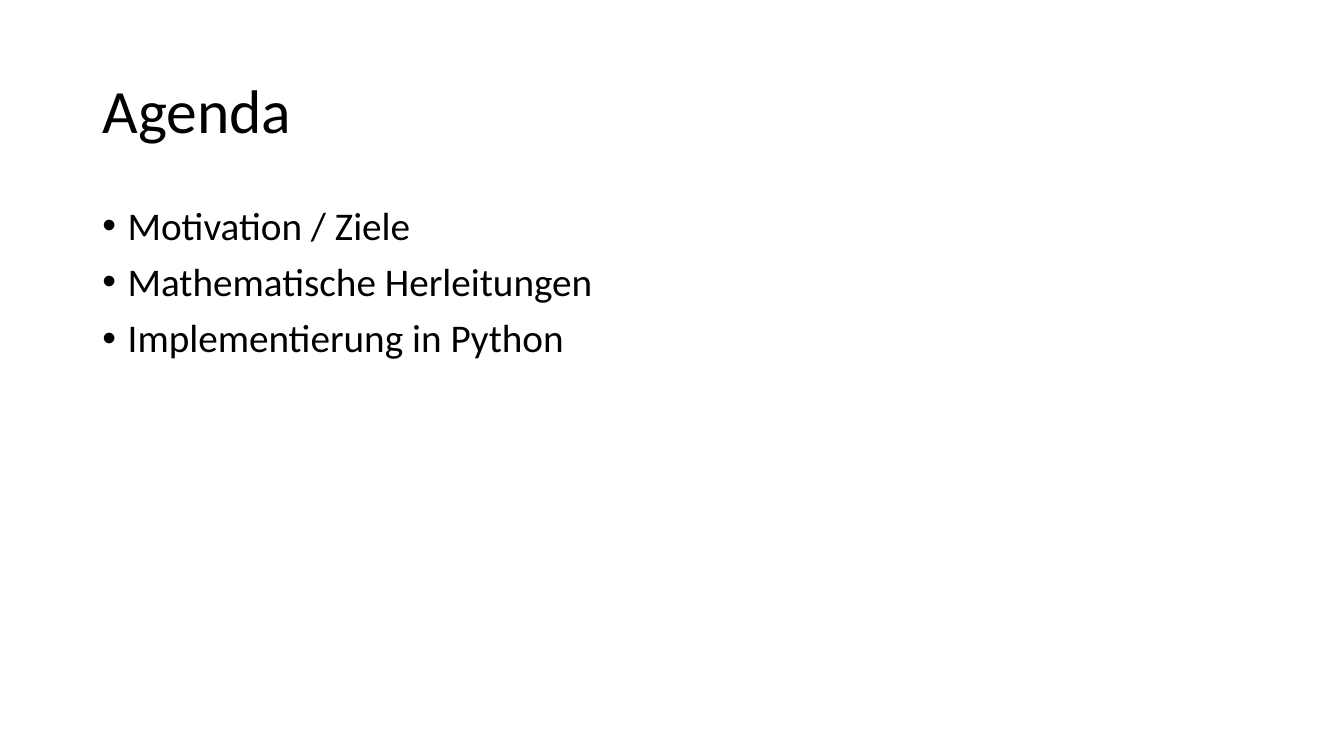
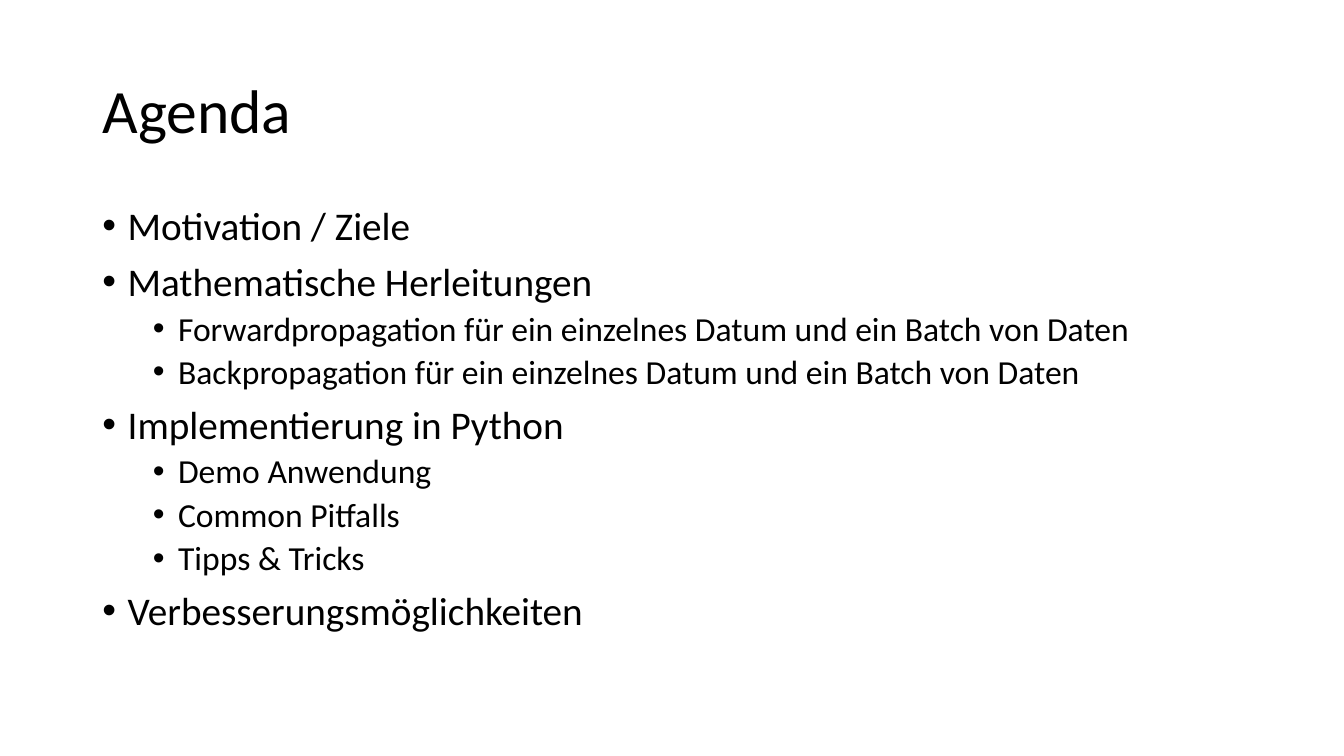
Before and after one commit to kevinsuedmersen/neural_networks_from_scratch, a slide deck: slide 2 of theory/submission/result_presentation.pptx. Drawn at 1344x756 pixels with LibreOffice and Linux fonts; fonts in the diff are those of the drawing. Boxes give left, top, right and bottom in pixels: in the first picture for what was removed or moved away, otherwise in the second. Text is boxed around its words. In the diff, an @@ line names an element or a change of style, - is before the commit and + after.

Commit message:
Update result_presentation.pptx
updated forward propagation part

```diff
--- a/theory/submission/result_presentation.pptx
+++ b/theory/submission/result_presentation.pptx
@@ text at [178, 317, 1129, 390]: paragraphs added @@
+  • Forwardpropagation für ein einzelnes Datum und ein Batch von Daten
+  • Backpropagation für ein einzelnes Datum und ein Batch von Daten
@@ text at [128, 459, 583, 632]: paragraphs added @@
+  • Demo Anwendung
+  • Common Pitfalls
+  • Tipps & Tricks
+• Verbesserungsmöglichkeiten
```
Also in this commit, not shown: 5 other slides changed.
